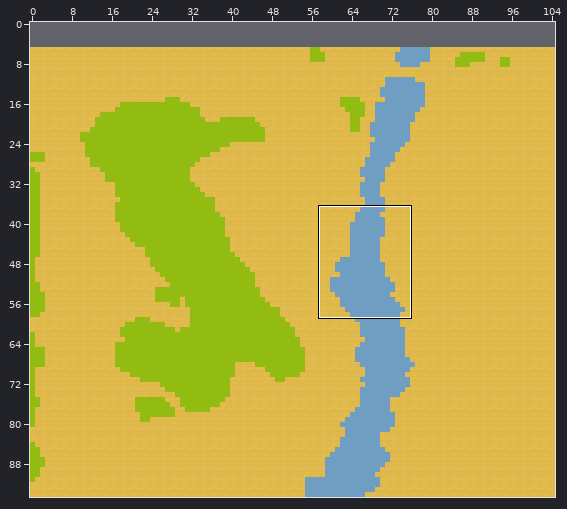
Tiled map, stored at res/maps/level_8/map.tmx. The first picture is a wide view before the edit; the outline marks the close-up.
Close-up. As it was:
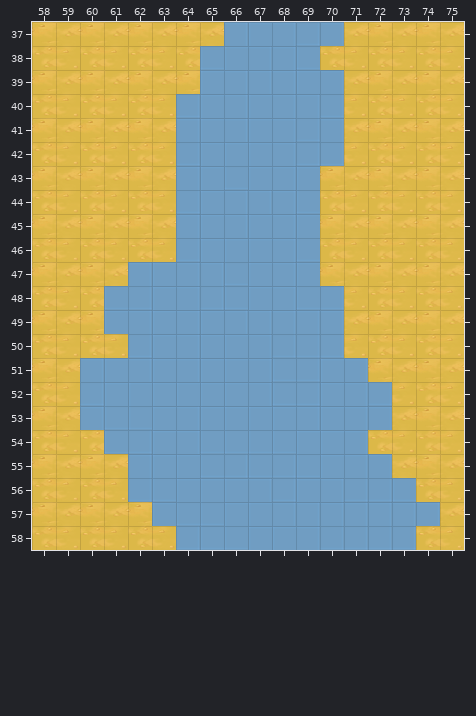
Cells are 64x64 px. Shown: x 58..75, y 37..58. The commit also changed other parts of the map, which this record leaves out. The old version is drawn lined up with the new one.
New version:
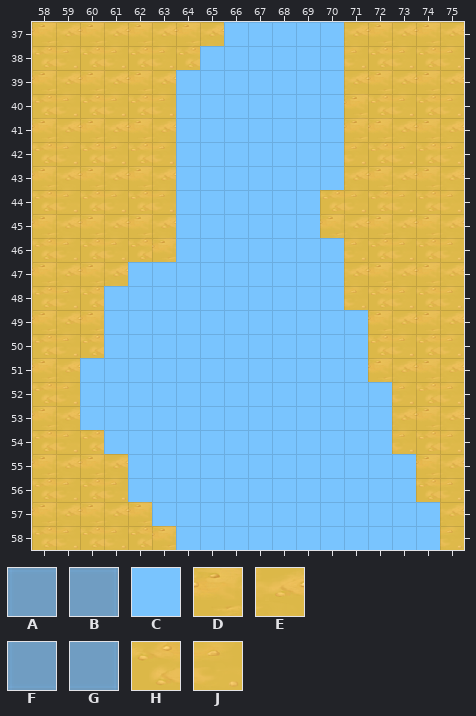
Key: from "terrain": A 6, B 7, C 8, D 12, E 13, F 38, G 39, H 44, J 45.
_ is an empty cell.
See-through tiles are keyed as they look on the map.
What changed:
map size 105x90 -> 105x95 cells (old content now starts at 0,5; both pictures use the new coordinates)
Layer "terrain":
y 37: x 66..70 BABGB -> CCCCC
y 38: x 65..70 FABBFH -> CCCCCC
y 39: x 64..70 DABBBAB -> CCCCCCC
y 40: x 64..70 GABABBG -> CCCCCCC
y 41: x 64..70 BABABGB -> CCCCCCC
y 42: x 64..70 GAAABGG -> CCCCCCC
y 43: x 64..70 BAFABAD -> CCCCCCC
y 44: x 64..69 GABBBF -> CCCCCC
y 45: x 64..69 BABABA -> CCCCCC
y 46: x 64..70 GAAABFH -> CCCCCCC
y 47: x 62..70 BABBFABAD -> CCCCCCCCC
y 48: x 61..70 FGABGFABFG -> CCCCCCCCCC
y 49: x 61..71 ABABABBBBBE -> CCCCCCCCCCC
y 50: x 61..71 JGABAABGGGJ -> CCCCCCCCCCC
y 51: x 60..71 BABABAABFGAB -> CCCCCCCCCCCC
y 52: x 60..72 GAAAAAABFGABG -> CCCCCCCCCCCCC
y 53: x 60..72 BFFABAAAABABB -> CCCCCCCCCCCCC
y 54: x 61..72 FGABFFFFAABH -> CCCCCCCCCCCC
y 55: x 62..73 BAAFGFGFABBE -> CCCCCCCCCCCC
y 56: x 62..73 GFAAABGABGGF -> CCCCCCCCCCCC
y 57: x 63..74 AFFAABBBBBBB -> CCCCCCCCCCCC
y 58: x 64..74 GFFAABGGGGH -> CCCCCCCCCCC
